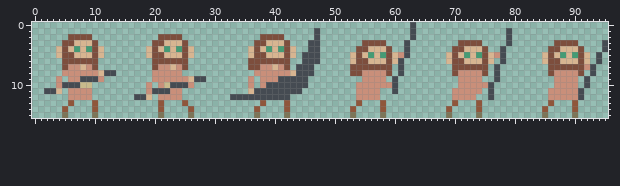
A sprite sheet gets an edit: rughai/sprites/rughai/male/iryo/iryo_atk_1.png. The first picture shows the starting point.
The file is 96x16 pixels.
And afterwards:
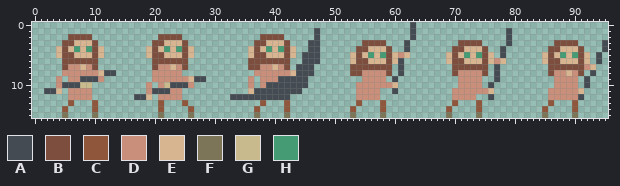
Palette (. is transparent): A #454b52  B #7d4e3d  C #8f563b  D #c98f7a  E #d7b591  F #7c7558  G #c8ba8c  H #459b74
Difference:
Colour D now appears in row 6 at x 77; in row 11 at x 75.
The author changed colour A to colour E in row 5 at x 62; in row 6 at x 78; in row 7 at x 93; in row 10 at x 60; in row 11 at x 76 and 91.
The author changed colour D to colour E in row 8 at x 89.
The edit erases colour D in row 5 at x 77; in row 10 at x 75.
Changed places in both pictures, as pixel boxes (x1, y1, x2, y2):
changed: (404, 52, 410, 58)
changed: (482, 52, 506, 94)
changed: (566, 64, 596, 94)
changed: (392, 82, 398, 88)
